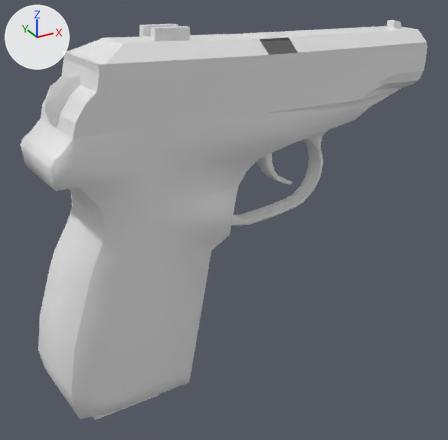
One commit to the OBJ model Vertex_Animation_Compiler/Assets/Makarov_Pistol_Draw47.obj: the scene before it, then after it.
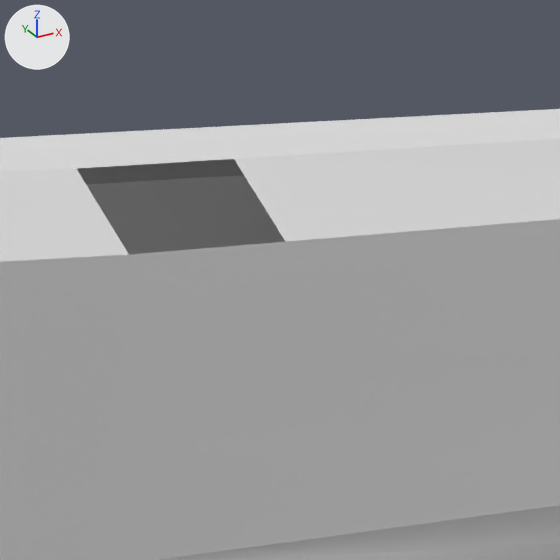
The first picture shows the older version from a 50 mm lens placed at (0.2965, -0.2511, -0.0177), pointed at (0.3938, -0.0742, -0.1061). The close-ups show both versions on the part from 55% to 78% of the width and 2% to 25% of the height of that picture; other places that the commit changed are outside them. Arrows for +X, +Y and +Z are at upper left; the lights stay in place. Where no turn or scale is listed for an object, it has been applied to the vertices.

Before the edit, the objects in view are built like this:
```python
me_rest_of_the_gun_sphere = bpy.data.meshes.new('Rest_of_the_gun_Sphere')
me_rest_of_the_gun_sphere.from_pydata(...)  # 272 vertices, 519 faces; spans x 0.324..0.479, y -0.094..-0.059, z -0.158..-0.046
me_top_slider_sphere_001 = bpy.data.meshes.new('Top_Slider_Sphere.001')
me_top_slider_sphere_001.from_pydata(...)  # 127 vertices, 227 faces; spans x 0.3356..0.4772, y -0.0934..-0.0569, z -0.0681..-0.0383
ob_rest_of_the_gun_sphere = bpy.data.objects.new('Rest_of_the_gun_Sphere', me_rest_of_the_gun_sphere)
ob_rest_of_the_gun_sphere.location = (0.0, 0.0, 0.0)
ob_top_slider_sphere_001 = bpy.data.objects.new('Top_Slider_Sphere.001', me_top_slider_sphere_001)
ob_top_slider_sphere_001.location = (0.0, 0.0, 0.0)
```
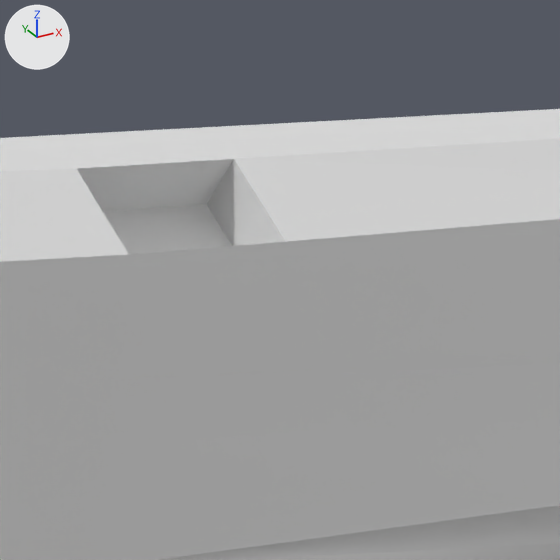
Changed parts and their boxes [x1, y1, x2, y2] in the close-ups (560 x 560 px):
part 1 of me_top_slider_sphere_001, added
    after: [77, 159, 285, 254]

Diff of the bpy script that builds the scene:
```diff
--- a/Vertex_Animation_Compiler/Assets/Makarov_Pistol_Draw47.obj.py
+++ b/Vertex_Animation_Compiler/Assets/Makarov_Pistol_Draw47.obj.py
@@ me_top_slider_sphere_001 @@
 # used by ob_top_slider_sphere_001; location = (0.0, 0.0, 0.0)
-me_top_slider_sphere_001.from_pydata(...)  # 127 vertices, 227 faces; spans x 0.3356..0.4772, y -0.0934..-0.0569, z -0.0681..-0.0383
+me_top_slider_sphere_001.from_pydata(...)  # 131 vertices, 237 faces; spans x 0.3356..0.4772, y -0.0934..-0.0569, z -0.0681..-0.0383
+# me_top_slider_sphere_001 part 1
+# 4 vertices are added at (0.4134, -0.0842, -0.0509), (0.4131, -0.079, -0.0468), (0.4014, -0.0802, -0.0465), (0.4017, -0.0855, -0.0506)
+# 10 new faces join them
```
